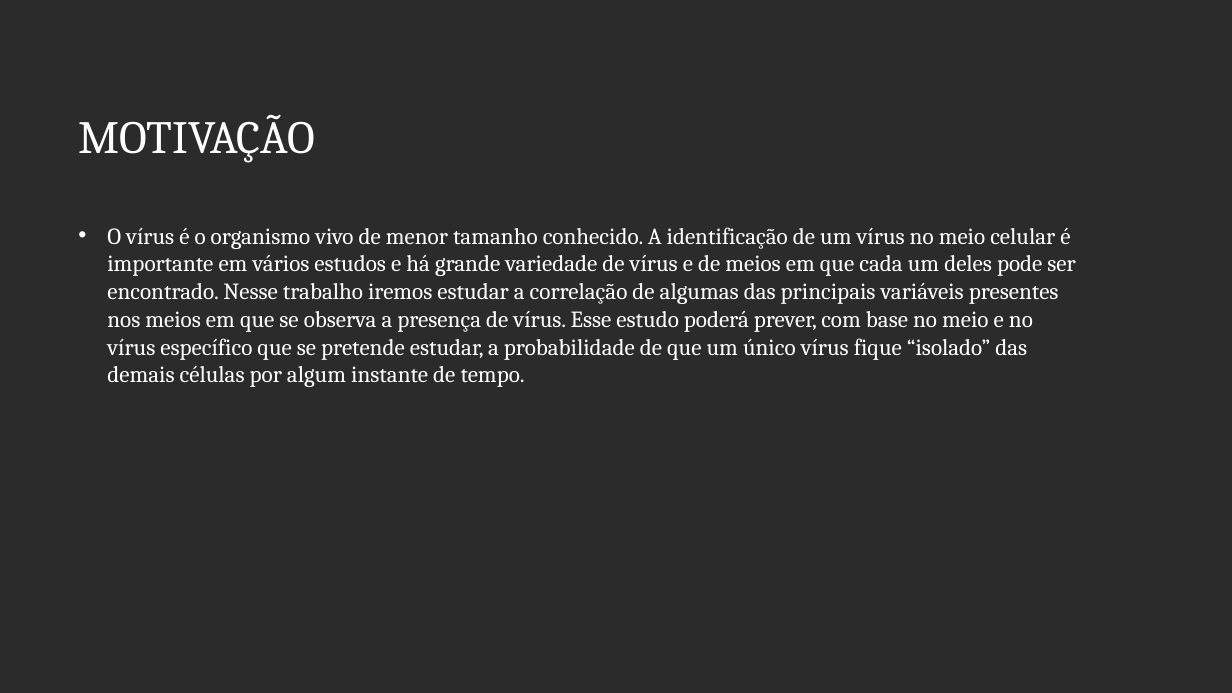
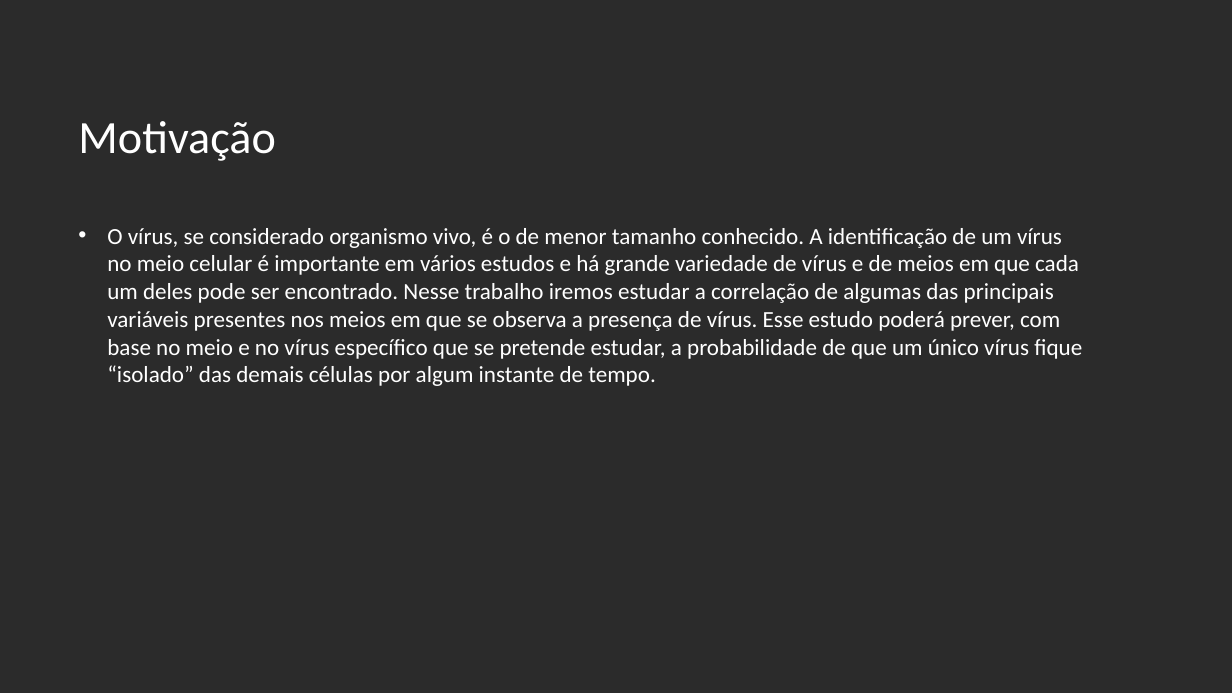
Before and after one commit to MODELAGEM-UNIFESP/PROJETO_FINAL, a slide deck: slide 3 of Apresentacao.odp. Drawn at 1232x693 pixels with LibreOffice and Linux fonts; fonts in the diff are those of the drawing; background and template pictures are left out; a plain dark background stands for a picture behind light text. Boxes give left, top, right and bottom in pixels: in the first picture for what was removed or moved away, otherwise in the second. Text is boxed around its words. In the diff, an @@ line names an element or a change of style, - is before the commit and + after.

```diff
--- a/Apresentacao.odp
+++ b/Apresentacao.odp
@@ title at [78, 121, 275, 161]: text changed; font Cambria to Calibri @@
-MOTIVAÇÃO
+Motivação
@@ text at [107, 228, 1082, 386]: text changed; font Cambria to Calibri @@
-• O vírus é o organismo vivo de menor tamanho conhecido. A identificação de um vírus no meio celular é importante em vários estudos e há grande variedade de vírus e de meios em que cada um deles pode ser encontrado. Nesse trabalho iremos estudar a correlação de algumas das principais variáveis presentes nos meios em que se observa a presença de vírus. Esse estudo poderá prever, com base no meio e no vírus específico que se pretende estudar, a probabilidade de que um único vírus fique “isolado” das demais células por algum instante de tempo.
+• O vírus, se considerado organismo vivo, é o de menor tamanho conhecido. A identificação de um vírus no meio celular é importante em vários estudos e há grande variedade de vírus e de meios em que cada um deles pode ser encontrado. Nesse trabalho iremos estudar a correlação de algumas das principais variáveis presentes nos meios em que se observa a presença de vírus. Esse estudo poderá prever, com base no meio e no vírus específico que se pretende estudar, a probabilidade de que um único vírus fique “isolado” das demais células por algum instante de tempo.
```
Also in this commit, not shown: 31 other slides changed, 1 other file.
